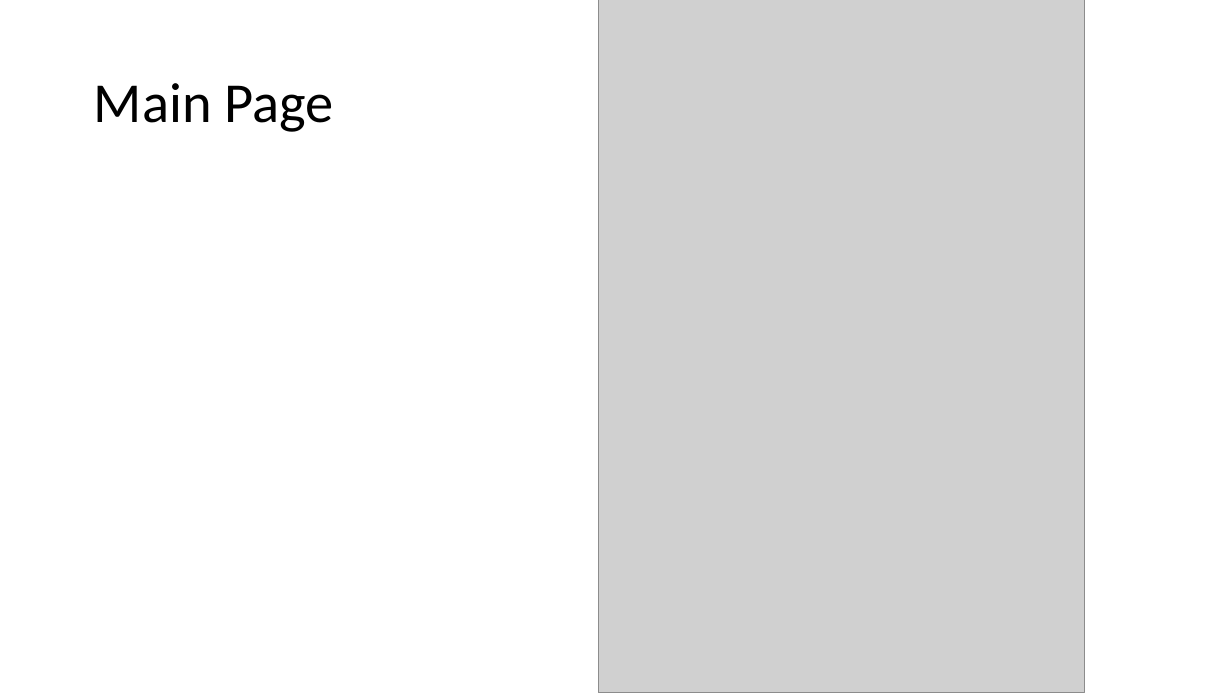
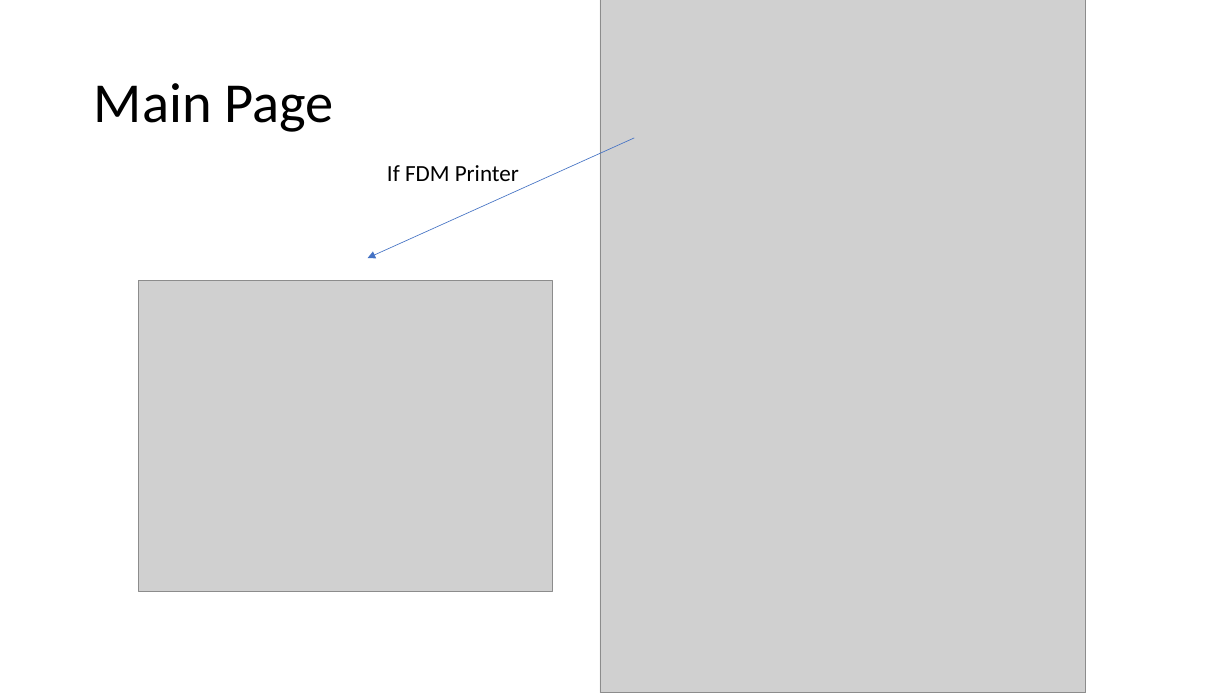
Before and after one commit to kovaciad/slice-tracker, a slide deck: slide 3 of StoryBoard.pptx. Drawn at 1232x693 pixels with LibreOffice and Linux fonts; fonts in the diff are those of the drawing; grey boxes stand for pictures. Boxes give left, top, right and bottom in pixels: in the first picture for what was removed or moved away, otherwise in the second. Text is boxed around its words. In the diff, an @@ line names an element or a change of style, - is before the commit and + after.

```diff
--- a/StoryBoard.pptx
+++ b/StoryBoard.pptx
@@ arrow added from (634, 138) to (368, 258), #4472C4 0.5 pt @@
@@ text added at [387,165,519,181], 18 pt, text #000000 @@
+If FDM Printer
@@ picture added at [139,281,553,592] @@
```
Also in this commit, not shown: 2 other slides changed.
